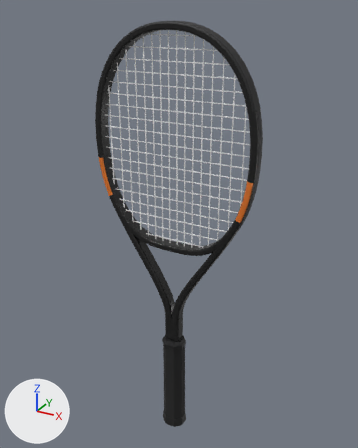
What one commit did to the glTF model assets/realistic/prince-tour-98-2026.glb.
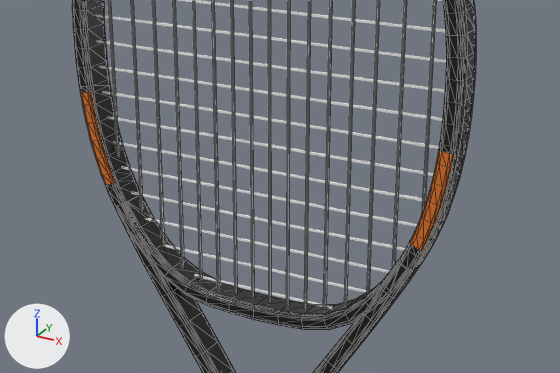
Each version appears first whole from a camera (50 mm lens) standing at (0.345, -0.61, 0.704) and looking at (-0.002, 0.021, 0.388), and next in a close-up on the part from 18% to 83% of the width and 27% to 61% of the height. The lights are fixed; the arrows at lower left show +X, +Y and +Z. The older version's two pictures come first. The close-ups show mesh edges as thin lines. Where no turn or scale is listed for an object, it has been applied to the vertices. Vertices at exactly the same position are counted once.

The first close-up shows 'frame', 'grommets', 'strings_crosses', 'strings_mains'.
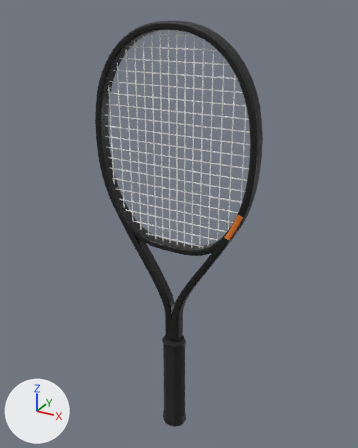
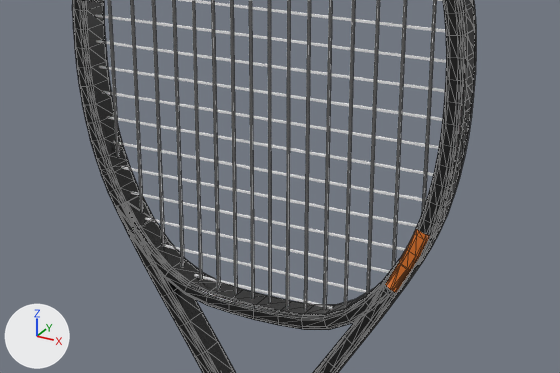
Boxes [x1, y1, x2, y2] around the edits, measured in the close-ups (560 x 373 px; the box of a moved part takes in the faces that stretch with it):
```json
{"object": "frame", "change": "reshaped, recoloured", "before": [72, 0, 476, 373], "after": [72, 0, 476, 373]}
{"part": 1, "of": "me_frame", "change": "moved or reshaped", "before": [79, 79, 140, 237], "after": [79, 79, 140, 237]}
{"part": 2, "of": "me_frame", "change": "moved or reshaped", "before": [382, 139, 468, 298], "after": [382, 139, 468, 298]}
{"part": 3, "of": "me_frame", "change": "recoloured", "before": [80, 92, 455, 224], "after": [82, 104, 452, 236]}
{"part": 4, "of": "me_frame", "change": "recoloured", "before": [399, 242, 423, 271], "after": [386, 248, 420, 293]}
```

Edits to the scene script, one JSON object a line:
```json
{"block": "me_frame", "where": "me_frame.from_pydata(...)  # 1680 vertices, 3296 faces; spans x -0.131..0.131, y -0.011..0.011, z -0.254..0.254"}
{"block": "me_frame", "where": "# used by ob_frame; location = (0.0, 0.0, 0.4319)"}
{"block": "me_frame", "change": "me_frame part 1: 128 of 1680 vertices moved; they spanned x -0.129..-0.098, y -0.011..0.011, z -0.021..0.056 and now span x -0.128..-0.089, y -0.011..0.011, z -0.037..0.049; mean shift (0.003, 0.0, -0.01); largest move (-0.107, -0.009, -0.021) -> (-0.098, -0.009, -0.037)"}
{"block": "me_frame", "change": "me_frame part 2: 128 of 1680 vertices moved; they spanned x 0.098..0.129, y -0.011..0.011, z -0.021..0.056 and now span x 0.089..0.128, y -0.011..0.011, z -0.037..0.049; mean shift (-0.003, 0.0, -0.01); largest move (0.107, -0.009, -0.021) -> (0.098, -0.009, -0.037)"}
{"block": "me_frame", "change": "me_frame part 3: 200 faces centred in x -0.128..0.128, y -0.011..0.011, z -0.004..0.054 are repainted in the vertex colours; the middle colour goes from orange #e2772a to black #161616"}
{"block": "me_frame", "change": "me_frame part 4: 40 faces centred in x 0.1..0.112, y -0.011..0.011, z -0.018..-0.004 are repainted in the vertex colours; the middle colour goes from black #161616 to orange #e2772a"}
```
